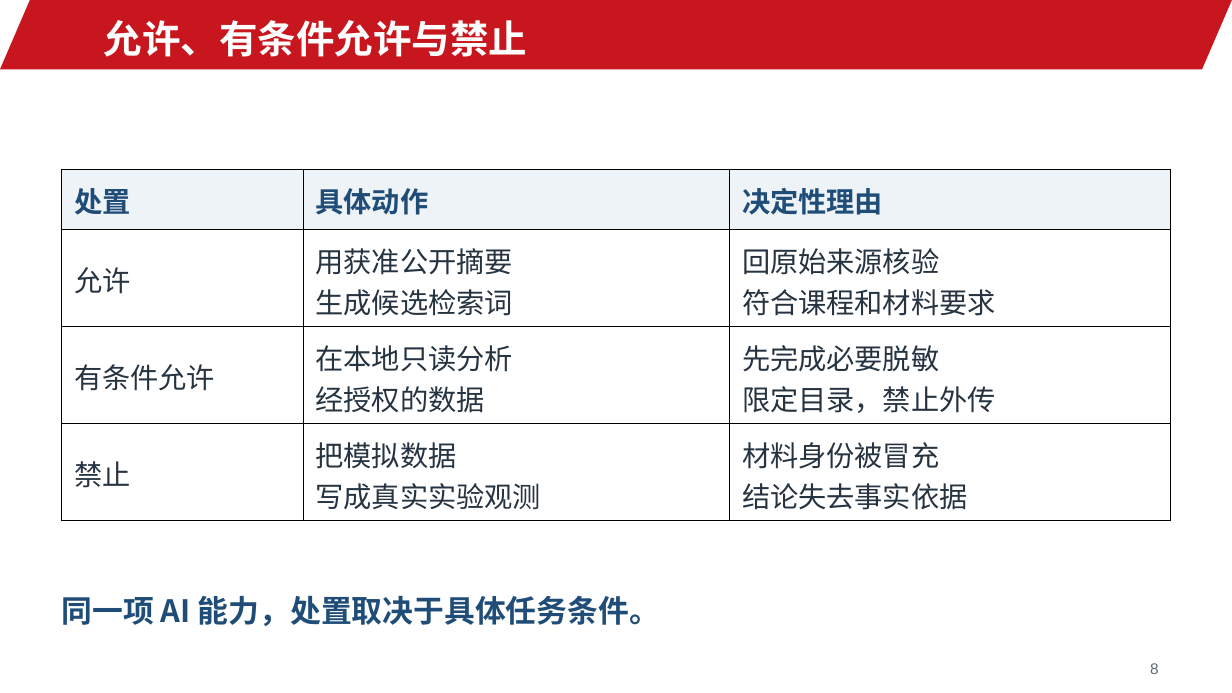
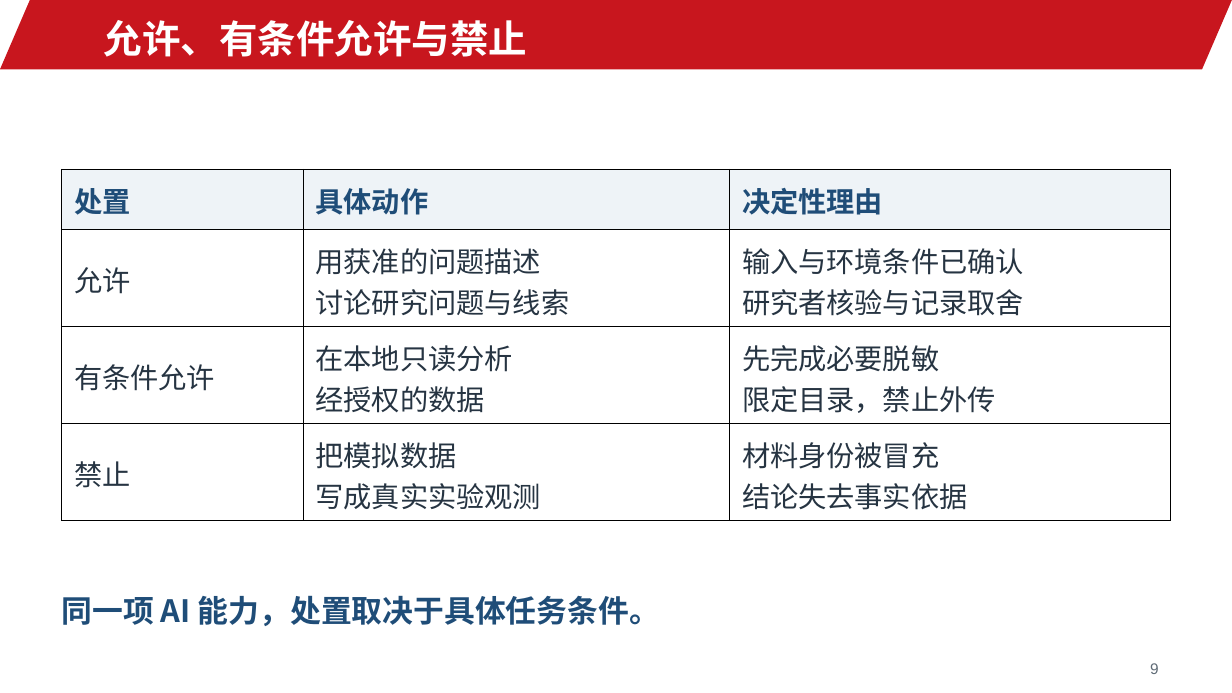
Before and after one commit to jinyh/ai4research, a slide deck: slide 9 of lessons/lesson-02/slides.pptx (slide 8 before the commit). Drawn at 1232x693 pixels with LibreOffice and Linux fonts; fonts in the diff are those of the drawing; background and template pictures are left out. Boxes give left, top, right and bottom in pixels: in the first picture for what was removed or moved away, otherwise in the second. Text is boxed around its words. In the diff, an @@ line names an element or a change of style, - is before the commit and + after.

```diff
--- a/lessons/lesson-02/slides.pptx
+++ b/lessons/lesson-02/slides.pptx
@@ table at box(62, 169, 1170, 520) @@
-row 2, column 2: 用获准公开摘要 / 生成候选检索词
+row 2, column 2: 用获准的问题描述 / 讨论研究问题与线索
-row 2, column 3: 回原始来源核验 / 符合课程和材料要求
+row 2, column 3: 输入与环境条件已确认 / 研究者核验与记录取舍
```
Also in this commit, not shown: 23 other slides changed, 2 slides added, 1 slide removed, 8 other files.
